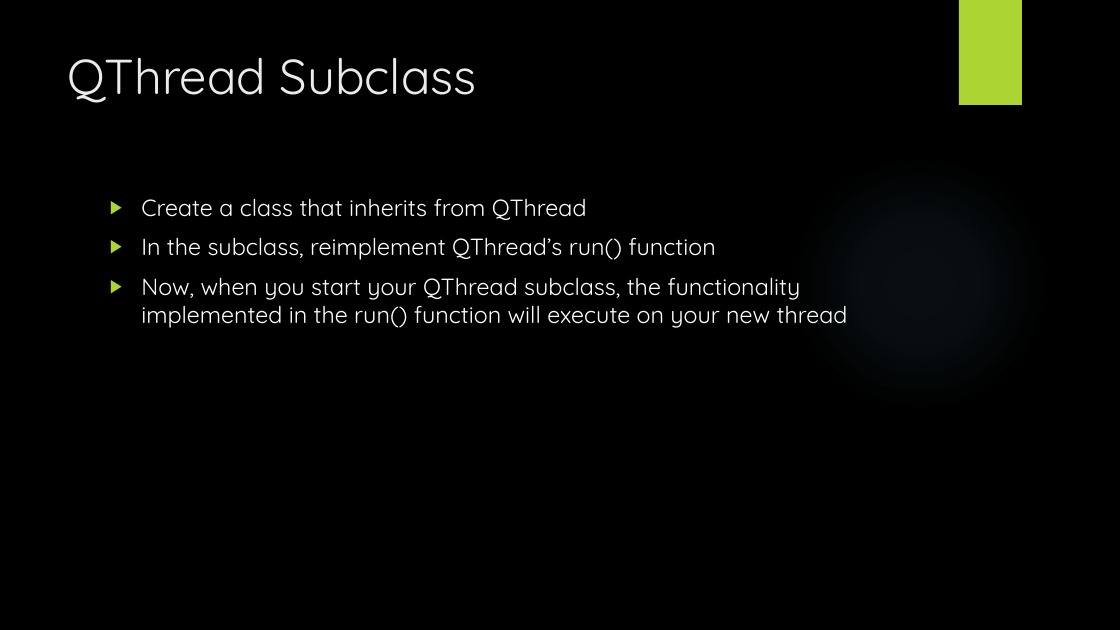
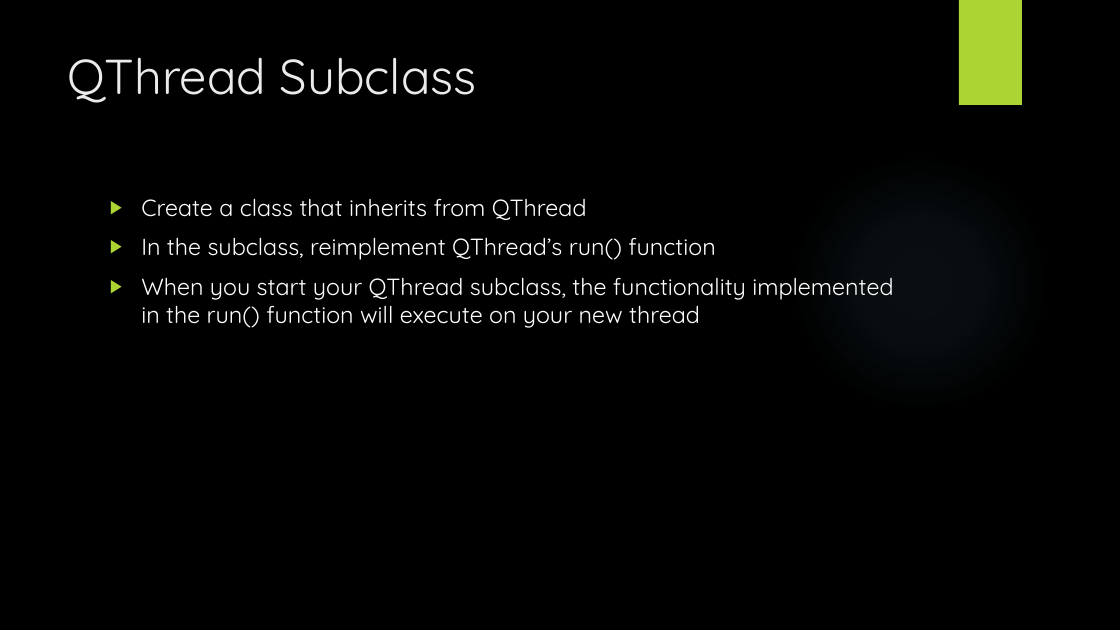
Before and after one commit to tylertrephan/qt-multithreading-tutorial, a slide deck: slide 9 of MultithreadingWithQt.pptx. Drawn at 1120x630 pixels with LibreOffice and Linux fonts; fonts in the diff are those of the drawing; background and template pictures are left out. Boxes give left, top, right and bottom in pixels: in the first picture for what was removed or moved away, otherwise in the second. Text is boxed around its words. In the diff, an @@ line names an element or a change of style, - is before the commit and + after.

```diff
--- a/MultithreadingWithQt.pptx
+++ b/MultithreadingWithQt.pptx
@@ text at [141,277,893,328]: text changed @@
-▶ Now, when you start your QThread subclass, the functionality implemented in the run() function will execute on your new thread
+▶ When you start your QThread subclass, the functionality implemented in the run() function will execute on your new thread
```
Also in this commit, not shown: 26 other slides changed.
